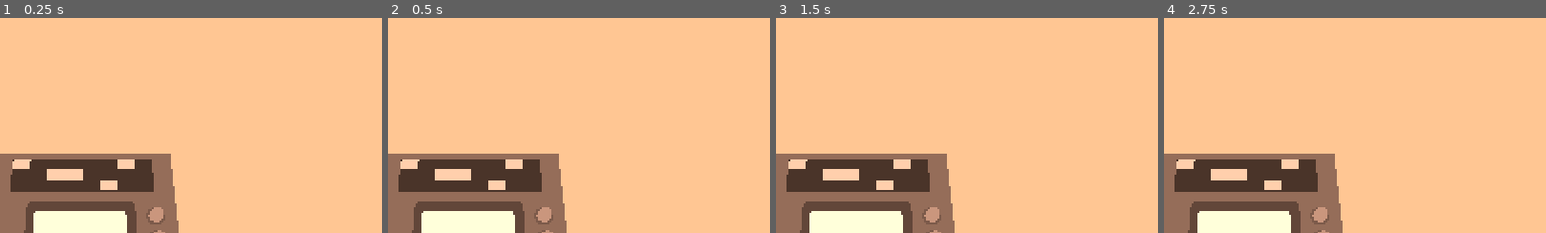
Above: before the commit, frames 1-4 (left to right).
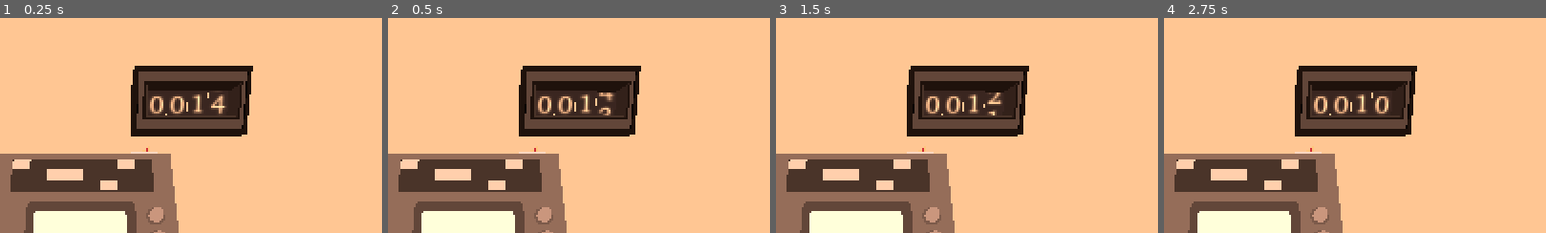
Above: after the commit, the same moments.

Repository: kvognar/gmtk-jam-2026
Game: Godot game, scene res://workstation.tscn
Two runs of this game, one before a commit and one after it. Both use one fixed random seed, a clock stepped at 60 frames per second and the inputs below. The engine's default icon, where the game draws it, is replaced by a stand-in: a white triangle on a blue panel in a dark square.
Inputs (mouse positions are % of the whole screen's width and height, from its top left):
- Up to frame 1 (0.25 s): no input
- Up to frame 2 (0.5 s): no input
- Up to frame 3 (1.5 s): move the mouse to (72, 45) at 0.52 s; press the mouse at (72, 45) at 0.53 s; hold D (right) 0.53-1.28 s; tap Enter at 1.25 s; move the mouse to (30, 55) at 1.27 s; release the mouse at (30, 55) at 1.28 s; hold Down (ui_down) from 1.28 s (still down); click (30, 55) at 1.35 s
- Up to frame 4 (2.75 s): tap Space at 2 s; move the mouse to (60, 28) at 2.02 s; release Down (ui_down) at 2.03 s; press the mouse at (60, 28) at 2.03 s; hold D (right) from 2.03 s (still down)
The pictures show only the part of the screen within x 39-89%, y 0-50%; the shares and areas given below are measured in that part.

The runs differ from the first frame. In frame 1, 10% of the frame differs, in the area x 34-67%, y 22-64%; in frame 2, 10%; in frame 3, 10%; in frame 4, 10%.

Commit message:
adds counter scripts, sound effect, and puts one in the workstation along with some new props

Diff:
--- a/assets/3D/props/counter.tscn
+++ b/assets/3D/props/counter.tscn
@@ -16,11 +16,6 @@
 [node name="numberframe" parent="frame" index="0" unique_id=982681674]
 material_override = ExtResource("3_rw3mh")
 
-[node name="Camera3D" type="Camera3D" parent="." unique_id=1086855791]
-transform = Transform3D(1, 0, 0, 0, 1, 0, 0, 0, 1, 0, 0, 0.24905123)
-
-[node name="OmniLight3D" type="OmniLight3D" parent="Camera3D" unique_id=1715752298]
-
 [node name="thousands" parent="." unique_id=595440184 instance=ExtResource("3_u00kj")]
 unique_name_in_owner = true
 transform = Transform3D(1, 0, 0, 0, 1, 0, 0, 0, 1, -0.1210681, 0, -0.13063647)
--- /dev/null
+++ b/assets/materials/numbers.tres
@@ -0,0 +1,6 @@
+[gd_resource type="StandardMaterial3D" format=3 uid="uid://djy4dulbdd200"]
+
+[ext_resource type="Texture2D" uid="uid://cjnls7di025k8" path="res://assets/textures/numbers.png" id="1_6adtr"]
+
+[resource]
+albedo_texture = ExtResource("1_6adtr")
--- /dev/null
+++ b/scripts/counter.gd
@@ -0,0 +1,125 @@
+class_name Counter
+extends Node3D
+
+signal value_changed(new_value: int)
+signal spin_finished(value: int)
+
+@onready var thousands: NumberWheel = %thousands
+@onready var hundreds: NumberWheel = %hundreds
+@onready var tens: NumberWheel = %tens
+@onready var ones: NumberWheel = %ones
+
+@export_group("Startup")
+@export var initial_value := 0
+@export var spin_to_on_start := 0
+@export var start_spin_delay := 0.4
+
+@export_group("Testing")
+# if testing is on, you can press up and down on the arrow keys to increment the count
+@export var enable_test_input := true
+
+@export_group("Behaviour")
+## When a jump is equally far up or down (e.g. 0 -> 5000), roll downward.
+@export var prefer_down_on_tie := true
+
+var _wheels: Array[NumberWheel] = []
+var _value := 0
+var _was_moving := false
+
+func _ready() -> void:
+	_wheels = [ones, tens, hundreds, thousands]
+	snap_to(initial_value)
+	if spin_to_on_start != initial_value:
+		if start_spin_delay > 0.0:
+			await get_tree().create_timer(start_spin_delay).timeout
+		set_value(spin_to_on_start)
+
+func _process(_delta: float) -> void:
+	var moving := is_spinning()
+	if _was_moving and not moving:
+		spin_finished.emit(_value)
+	_was_moving = moving
+
+func _unhandled_input(event: InputEvent) -> void:
+	if not enable_test_input:
+		return
+	if event.is_action_pressed("ui_down"):
+		add(-1)
+		get_viewport().set_input_as_handled()
+	elif event.is_action_pressed("ui_up"):
+		add(1)
+		get_viewport().set_input_as_handled()
+
+var value: int:
+	get:
+		return _value
+
+func set_value(v: int, animate := true) -> void:
+	var m := _modulus()
+	var wanted := wrapi(v, 0, m)
+	if wanted == _value:
+		return
+	if not animate:
+		snap_to(wanted)
+		return
+
+	var down := wrapi(_value - wanted, 0, m)   # steps needed going down
+	var up := m - down                         # steps needed going up
+	if down < up or (down == up and prefer_down_on_tie):
+		_drive(down, true)
+	else:
+		_drive(up, false)
+
+func add(delta: int, animate := true) -> void:
+	if delta == 0:
+		return
+	if not animate:
+		snap_to(_value + delta)
+		return
+	_drive(absi(delta), delta < 0)
+
+func snap_to(v: int) -> void:
+	_value = wrapi(v, 0, _modulus())
+	for i in _wheels.size():
+		_wheels[i].snap_to_digit(_digit_at(_value, i))
+	value_changed.emit(_value)
+
+func is_spinning() -> bool:
+	for w in _wheels:
+		if w.is_moving():
+			return true
+	return false
+
+func _modulus() -> int:
+	return int(pow(10.0, float(_wheels.size())))
+
+func _digit_at(v: int, place: int) -> int:
+	return (v / int(pow(10.0, float(place)))) % 10
+
+## Queues `steps` single-digit moves. Each wheel only turns as many times as its
+## own column actually changes, which is the carry: the tens wheel moves once
+## per ten steps, the hundreds once per hundred, and so on.
+func _drive(steps: int, down: bool) -> void:
+	if steps <= 0:
+		return
+	var from := _value
+	var to := from - steps if down else from + steps
+
+	for i in _wheels.size():
+		var scale := int(pow(10.0, float(i)))
+		var turns := absi(_floor_div(from, scale) - _floor_div(to, scale))
+		if turns == 0:
+			continue
+		if down:
+			_wheels[i].step_down(turns)
+		else:
+			_wheels[i].step_up(turns)
+
+	_value = wrapi(to, 0, _modulus())
+	_was_moving = true
+	value_changed.emit(_value)
+
+## Integer division that rounds toward negative infinity, so wrapping past zero
+## still counts as one turn of the higher wheels.
+func _floor_div(a: int, b: int) -> int:
+	return floori(float(a) / float(b))
--- /dev/null
+++ b/scripts/numberwheel.gd
@@ -0,0 +1,101 @@
+class_name NumberWheel
+extends Node3D
+
+signal stepped(digit: int)
+signal became_idle(digit: int)
+
+@onready var anim: AnimationPlayer = $AnimationPlayer
+@onready var tick: AudioStreamPlayer3D = $tick
+
+@export var play_ticks := true
+@export_range(0.0, 0.5, 0.01) var tick_pitch_jitter := 0.05
+## Ticks closer together than this are dropped, so fast spins don't machine-gun.
+@export var min_tick_interval := 0.04
+
+@export_group("Speed")
+## Each queued step beyond the first speeds the wheel up by this much.
+@export var speed_ramp := 0.35
+@export var max_speed := 6.0
+
+var digit := 0
+
+var _pending := 0          # >0 counting down, <0 counting up
+var _suppress_tick := false
+var _last_tick_msec := 0
+
+func _ready() -> void:
+	anim.animation_finished.connect(_on_animation_finished)
+
+## Queue N downward steps. Safe to call while the wheel is already moving.
+func step_down(count := 1) -> void:
+	if count <= 0:
+		return
+	_pending += count
+	if not anim.is_playing():
+		_advance()
+
+## Queue N upward steps.
+func step_up(count := 1) -> void:
+	if count <= 0:
+		return
+	_pending -= count
+	if not anim.is_playing():
+		_advance()
+
+## Jump straight to a digit with no animation and no tick.
+func snap_to_digit(d: int) -> void:
+	_pending = 0
+	digit = wrapi(d, 0, 10)
+	_suppress_tick = true
+	anim.play(str(digit))
+	anim.seek(anim.current_animation_length, true)
+	anim.pause()
+	_suppress_tick = false
+
+func reset() -> void:
+	_pending = 0
+	digit = 0
+	_suppress_tick = true
+	anim.play("reset")
+	anim.seek(anim.current_animation_length, true)
+	anim.pause()
+	_suppress_tick = false
+
+func is_moving() -> bool:
+	return _pending != 0 or anim.is_playing()
+
+func _advance() -> void:
+	if _pending == 0:
+		anim.speed_scale = 1.0
+		became_idle.emit(digit)
+		return
+
+	anim.speed_scale = clampf(1.0 + (absi(_pending) - 1) * speed_ramp, 1.0, max_speed)
+
+	if _pending > 0:
+		_pending -= 1
+		digit = wrapi(digit - 1, 0, 10)
+		anim.play(str(digit))
+	else:
+		_pending += 1
+		# Animation for the *current* digit, reversed, carries us to digit + 1.
+		var playing := digit
+		digit = wrapi(digit + 1, 0, 10)
+		anim.play_backwards(str(playing))
+
+func _on_animation_finished(anim_name: StringName) -> void:
+	if _suppress_tick or anim_name == &"reset" or anim_name == &"spin":
+		return
+	_play_tick()
+	stepped.emit(digit)
+	_advance()
+
+func _play_tick() -> void:
+	if not play_ticks or tick == null:
+		return
+	var now := Time.get_ticks_msec()
+	if now - _last_tick_msec < int(min_tick_interval * 1000.0):
+		return
+	_last_tick_msec = now
+	tick.pitch_scale = 1.0 + randf_range(-tick_pitch_jitter, tick_pitch_jitter)
+	tick.play()
--- a/workstation.tscn
+++ b/workstation.tscn
@@ -2,8 +2,14 @@
 
 [ext_resource type="Script" uid="uid://bqhroda63pqcb" path="res://workstation.gd" id="1_j81i1"]
 [ext_resource type="PackedScene" uid="uid://bgr0oe6tv8u8r" path="res://assets/3D/room.tscn" id="1_un3qw"]
+[ext_resource type="PackedScene" uid="uid://cra17twuq7bv5" path="res://assets/3D/props/counter.tscn" id="2_b5nh1"]
 [ext_resource type="PackedScene" uid="uid://bvlmt8kd0nbh6" path="res://assets/3D/terminal.tscn" id="2_jfner"]
+[ext_resource type="PackedScene" uid="uid://doksdgbkdkl0o" path="res://assets/3D/terminal2.tscn" id="2_yfhe6"]
 [ext_resource type="PackedScene" uid="uid://b00fa10qd8r0w" path="res://assets/3D/props/coffeecup.tscn" id="3_yfhe6"]
+[ext_resource type="PackedScene" uid="uid://dpwe4ux26ceaw" path="res://assets/3D/props/door.tscn" id="6_6qs3t"]
+[ext_resource type="PackedScene" uid="uid://cavtbwonir6dt" path="res://assets/3D/props/pie.tscn" id="6_bsjfv"]
+[ext_resource type="PackedScene" uid="uid://bhojpxl1ngo1" path="res://assets/3D/props/pencil.tscn" id="7_nqpf1"]
+[ext_resource type="PackedScene" uid="uid://xc2581fpplo6" path="res://assets/3D/props/paper.tscn" id="8_7fv2r"]
 
 [sub_resource type="Environment" id="Environment_ejdy6"]
 ambient_light_source = 2
@@ -15,6 +21,9 @@
 
 [node name="Workstation" type="Node3D" unique_id=2105439346]
 script = ExtResource("1_j81i1")
+
+[node name="terminal2" parent="." unique_id=430066637 instance=ExtResource("2_yfhe6")]
+transform = Transform3D(1, 0, 0, 0, 1, 0, 0, 0, 1, -1.1035508, 0.18743303, 0)
 
 [node name="MicrogameContainer" type="Control" parent="." unique_id=1621265339]
 layout_mode = 3
@@ -71,4 +80,24 @@
 unique_name_in_owner = true
 layout_mode = 2
 
+[node name="props" type="Node3D" parent="." unique_id=346376335]
+
+[node name="pie" parent="props" unique_id=1943440283 instance=ExtResource("6_bsjfv")]
+transform = Transform3D(0.9434516, 0, 0.33151034, 0, 1, 0, -0.33151034, 0, 0.9434516, 0.22261935, 0.8729107, -1.3828315)
+
+[node name="door" parent="props" unique_id=297827739 instance=ExtResource("6_6qs3t")]
+transform = Transform3D(0.9999999, 0, 0, 0, 1, 0, 0, 0, 0.9999999, 0, 0, 1.5057015)
+
+[node name="pencil" parent="props" unique_id=2144322216 instance=ExtResource("7_nqpf1")]
+transform = Transform3D(-0.5061217, 0, 0.86246204, 0, 1, 0, -0.86246204, 0, -0.5061217, -0.8578451, 0.36890873, 0.2511909)
+
+[node name="paper" parent="props" unique_id=1377978053 instance=ExtResource("8_7fv2r")]
+transform = Transform3D(0.6170999, 0, 0.78688484, 0, 1, 0, -0.78688484, 0, 0.6170999, -0.91617876, 0.36743304, 0.15119843)
+
+[node name="counter" parent="." unique_id=457422934 instance=ExtResource("2_b5nh1")]
+transform = Transform3D(1, 0, 0, 0, 0.98792636, -0.15492435, 0, 0.15492435, 0.98792636, 0.41945773, 1.1070285, -1.4673011)
+initial_value = 14
+start_spin_delay = 0.25
+enable_test_input = false
+
 [connection signal="input_event" from="Area3D" to="." method="_on_area_3d_input_event"]
Not shown, added: assets/audio/tick.ogg.import
Binary file added: assets/textures/numbers.png
Not shown, added: assets/textures/numbers.png.import
Not shown, added: scripts/counter.gd.uid
Not shown, added: scripts/numberwheel.gd.uid
Not shown, added: assets/audio/tick.ogg
